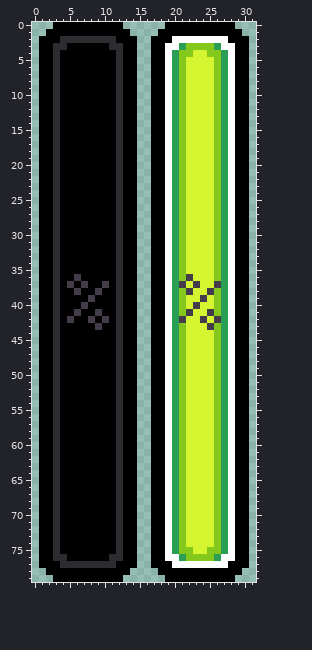
Sprite sheet -- PebblesBakery/res/bakery_bar.png. This is how it looked before the edit.
The file is 32x80 pixels.
Now the later version:
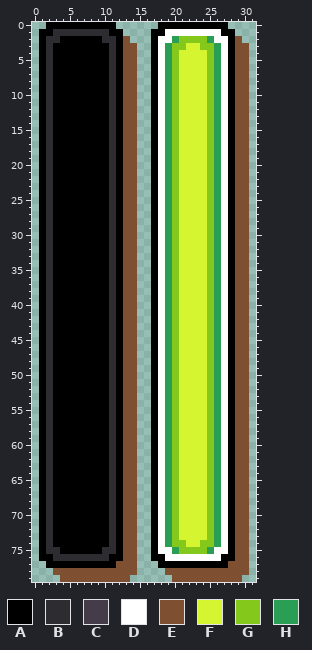
Palette (. is transparent): A #000000  B #2d2c30  C #443d49  D #ffffff  E #7e4f30  F #d4f52f  G #84c81b  H #299e54
Change:
y 0: x 2 . -> A; x 12 A -> .; x 18 . -> A; x 28 A -> .
y 1: x 1 . -> A; x 3..10 AAAAAAAA -> BBBBBBBB; x 13 A -> .; x 17 . -> A; x 19..26 AAAAAAAA -> DDDDDDDD; x 29 A -> .
y 2: x 2..9 AABBBBBB -> BBAAAAAA; x 13..14 AA -> E.; x 18..25 AADDDDDD -> DDHGGGGH; x 29..30 AA -> E.
y 3: x 2..4 ABB -> BAA; x 12..14 BAA -> AEE; x 18..23 ADDHGG -> DHGGFF; x 28..30 DAA -> AEE
y 4: x 2..3 AB -> BA; x 11..14 ABAA -> BAEE; x 18..22 ADHGG -> DHGFF; x 26..30 GHDAA -> HDAEE
y 5..35: x 2..3 AB -> BA; x 11..14 ABAA -> BAEE; x 18..21 ADHG -> DHGF; x 25..30 FGHDAA -> GHDAEE
y 36: x 2..3 AB -> BA; x 6 C -> A; x 11..14 ABAA -> BAEE; x 18..22 ADHGC -> DHGFF; x 25..30 FGHDAA -> GHDAEE
y 37: x 2..3 AB -> BA; x 5 C -> A; x 7 C -> A; x 10..14 CABAA -> ABAEE; x 18..21 ADHC -> DHGF; x 23 C -> F; x 25..30 FCHDAA -> GHDAEE
y 38: x 2..3 AB -> BA; x 6 C -> A; x 9 C -> A; x 11..14 ABAA -> BAEE; x 18..22 ADHGC -> DHGFF; x 25..30 CGHDAA -> GHDAEE
y 39: x 2..3 AB -> BA; x 8 C -> A; x 11..14 ABAA -> BAEE; x 18..21 ADHG -> DHGF; x 24..30 CFGHDAA -> FGHDAEE
y 40: x 2..3 AB -> BA; x 7 C -> A; x 11..14 ABAA -> BAEE; x 18..21 ADHG -> DHGF; x 23 C -> F; x 25..30 FGHDAA -> GHDAEE
y 41: x 2..3 AB -> BA; x 6 C -> A; x 9 C -> A; x 11..14 ABAA -> BAEE; x 18..22 ADHGC -> DHGFF; x 25..30 CGHDAA -> GHDAEE
y 42: x 2..3 AB -> BA; x 5 C -> A; x 8 C -> A; x 10..14 CABAA -> ABAEE; x 18..21 ADHC -> DHGF; x 24..30 CFCHDAA -> FGHDAEE
y 43: x 2..3 AB -> BA; x 9 C -> A; x 11..14 ABAA -> BAEE; x 18..21 ADHG -> DHGF; x 25..30 CGHDAA -> GHDAEE
y 44..73: x 2..3 AB -> BA; x 11..14 ABAA -> BAEE; x 18..21 ADHG -> DHGF; x 25..30 FGHDAA -> GHDAEE
y 74: x 2..3 AB -> BA; x 11..14 ABAA -> BAEE; x 18..20 ADH -> DHG; x 24..30 FFGHDAA -> GGHDAEE
y 75: x 2 A -> B; x 10..14 AABAA -> BBAEE; x 18 A -> D; x 23..30 FFGGHDAA -> GGHDDAEE
y 76: x 5..14 AAAAAABBAA -> BBBBBBAAEE; x 21..30 HGGGGHDDAA -> DDDDDDAAEE
y 77: x 1 A -> .; x 4..14 BBBBBBBBAAA -> AAAAAAAAEEE; x 17 A -> .; x 20..30 DDDDDDDDAAA -> AAAAAAAAEEE
y 78: x 2..14 AAAAAAAAAAAA. -> .EEEEEEEEEEEE; x 18..30 AAAAAAAAAAAA. -> .EEEEEEEEEEEE
y 79: x 3..13 AAAAAAAAAA. -> .EEEEEEEEEE; x 19..29 AAAAAAAAAA. -> .EEEEEEEEEE
